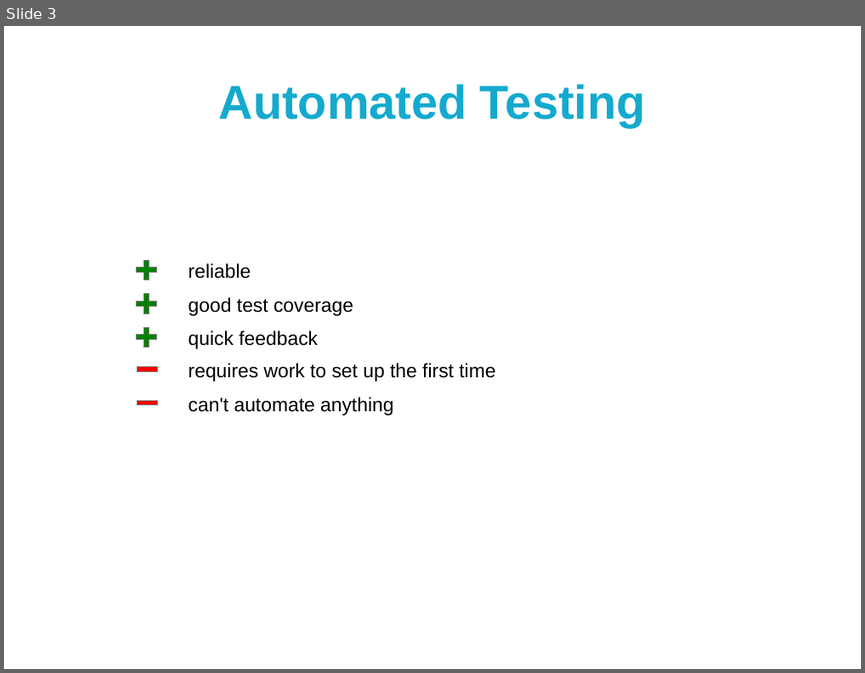
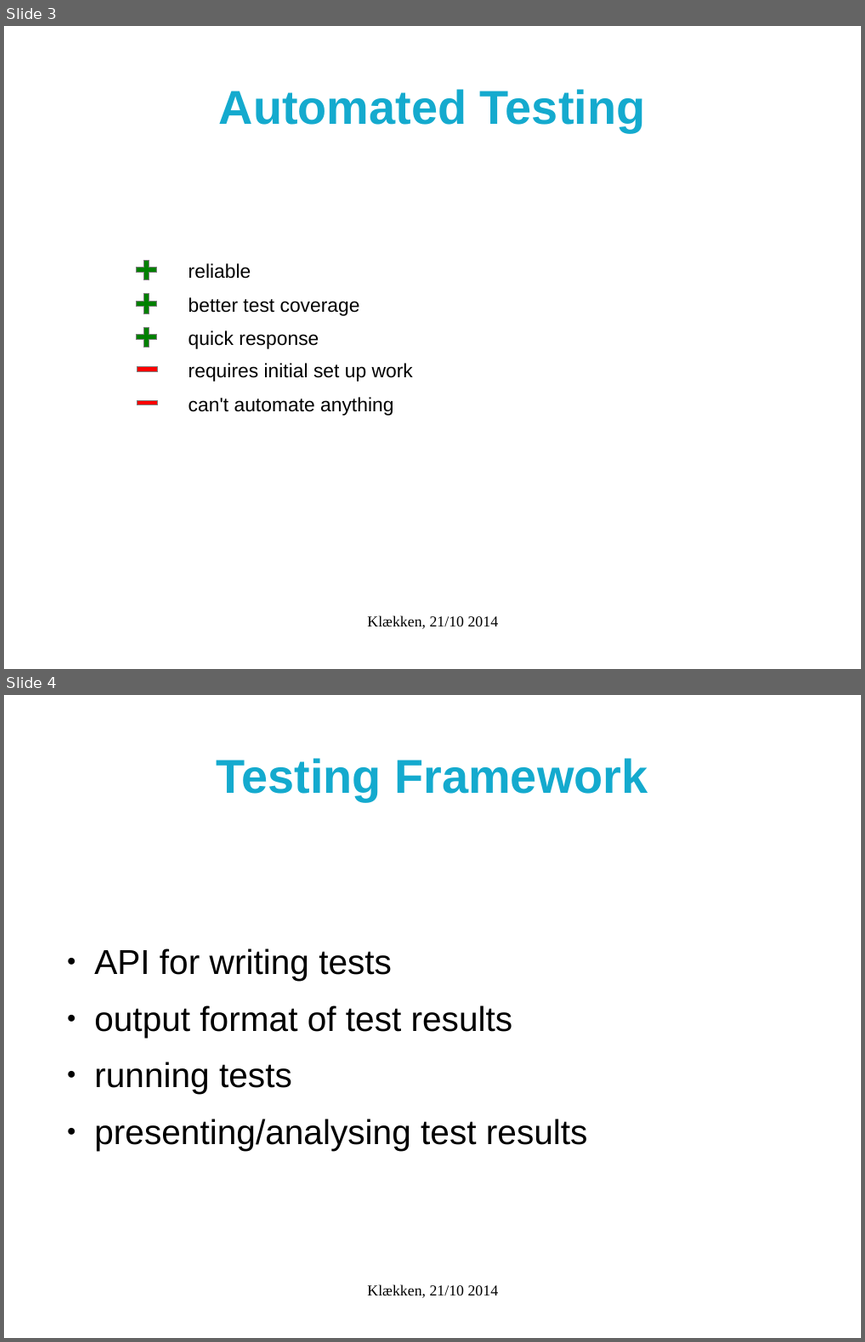
Before and after one commit to metno/mgp, a slide deck: klekken_2014/sw-testing/sw-testing.odp. Shown one above the other, each under a label of ours: slide 3 before the commit, slides 3 and 4 after it. The pictures are 865x673 and 865x1342 pixels, drawn with LibreOffice and Linux fonts; fonts in the diff are those of the drawing; background and template pictures are left out. Boxes give left, top, right and bottom in pixels: in the first picture for what was removed or moved away, otherwise in the second. Text is boxed around its words. In the diff, an @@ line names an element or a change of style, - is before the commit and + after.

```diff
--- a/klekken_2014/sw-testing/sw-testing.odp
+++ b/klekken_2014/sw-testing/sw-testing.odp
@@ slide 4 added at [4,695,861,1338], background #FFFFFF @@
@@ title added at [216,758,647,801], 44 pt, text #14AACE, bold @@
+Testing Framework
@@ text added at [94,948,588,1151], 32 pt, text #000000 @@
+● API for writing tests
+● output format of test results
+● running tests
+● presenting/analysing test results
@@ text added at [367,1284,499,1298], 14 pt, text #000000 @@
+Klækken, 21/10 2014
@@ slide 3 changed as well @@
@@ title "Automated Testing": place and size @@
-title "Automated Testing" at [219,84,645,127]
+title "Automated Testing" at [219,89,645,132]
@@ text at [188,297,360,316]: text changed @@
-good test coverage
+better test coverage
@@ text at [188,330,318,349]: text changed @@
-quick feedback
+quick response
@@ text at [188,363,413,381]: text changed @@
-requires work to set up the first time
+requires initial set up work
@@ text added at [367,615,499,629], 14 pt, text #000000 @@
+Klækken, 21/10 2014
```
Also in this commit, not shown: 4 other slides changed, 3 other slides added, 3 slides removed.
